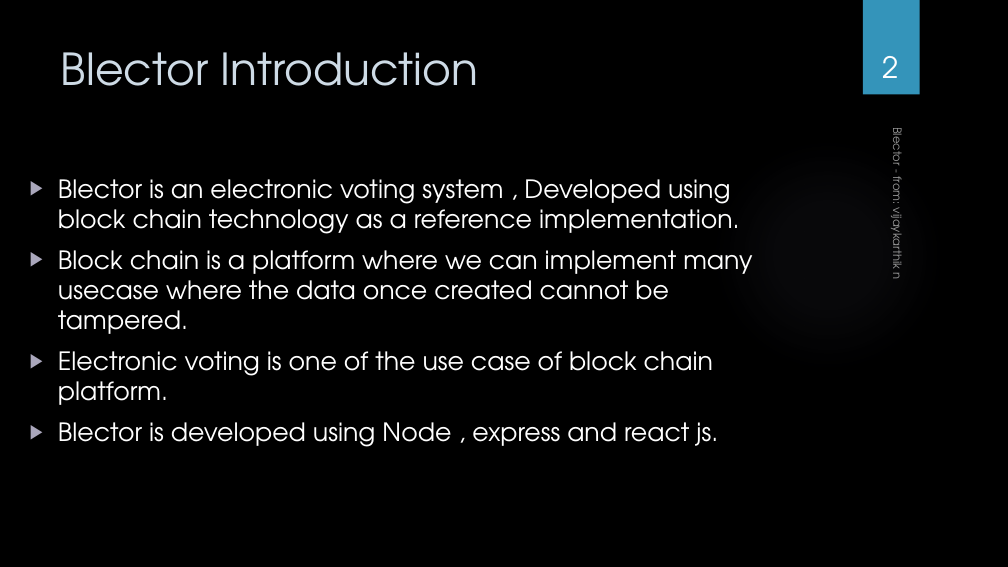
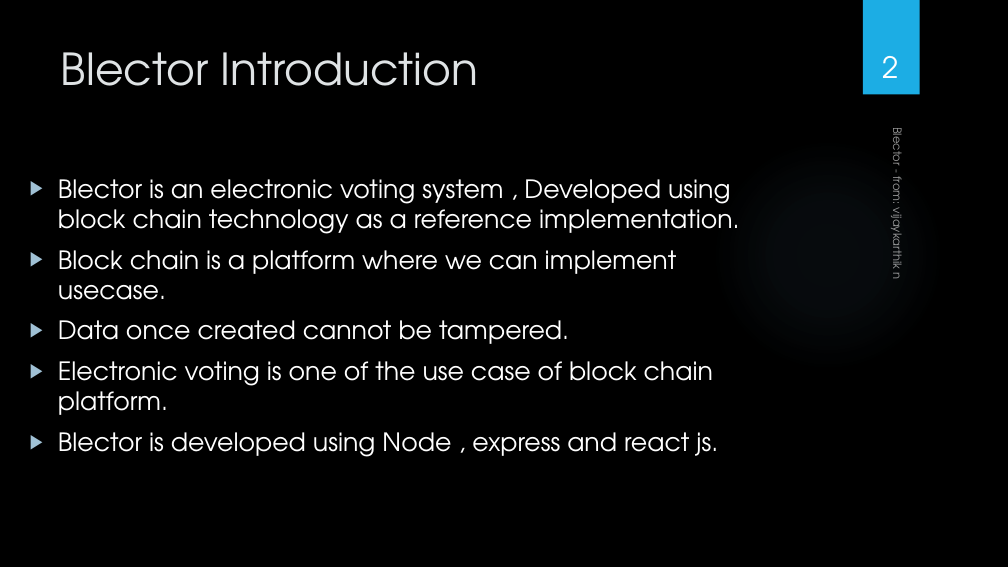
Before and after one commit to karthigowtham/block-chain-electronic-voting-reference-implementation-using-javascript, a slide deck: slide 2 of Blector.pptx. Drawn at 1008x567 pixels with LibreOffice and Linux fonts; fonts in the diff are those of the drawing; background and template pictures are left out. Boxes give left, top, right and bottom in pixels: in the first picture for what was removed or moved away, otherwise in the second. Text is boxed around its words. In the diff, an @@ line names an element or a change of style, - is before the commit and + after.

```diff
--- a/Blector.pptx
+++ b/Blector.pptx
@@ rectangle at box(863, 0, 920, 95): fill #3494BA to #1CADE4 @@
@@ title "Blector Introduction" at box(61, 52, 479, 86): text colour #CEDBE6 to #DFE3E5 @@
@@ ellipse at box(712, 138, 944, 371): fill gradient #7F7B9A to gradient #70A1C0 @@
@@ text at box(58, 179, 740, 457): bullet colour #AAA7BC to #A0C1D5 @@
@@ text at box(58, 250, 677, 344): text changed @@
-▶ Block chain is a platform where we can implement many usecase where the data once created cannot be tampered.
+▶ Block chain is a platform where we can implement usecase.
+▶ Data once created cannot be tampered.
```
Also in this commit, not shown: 12 other slides changed.
